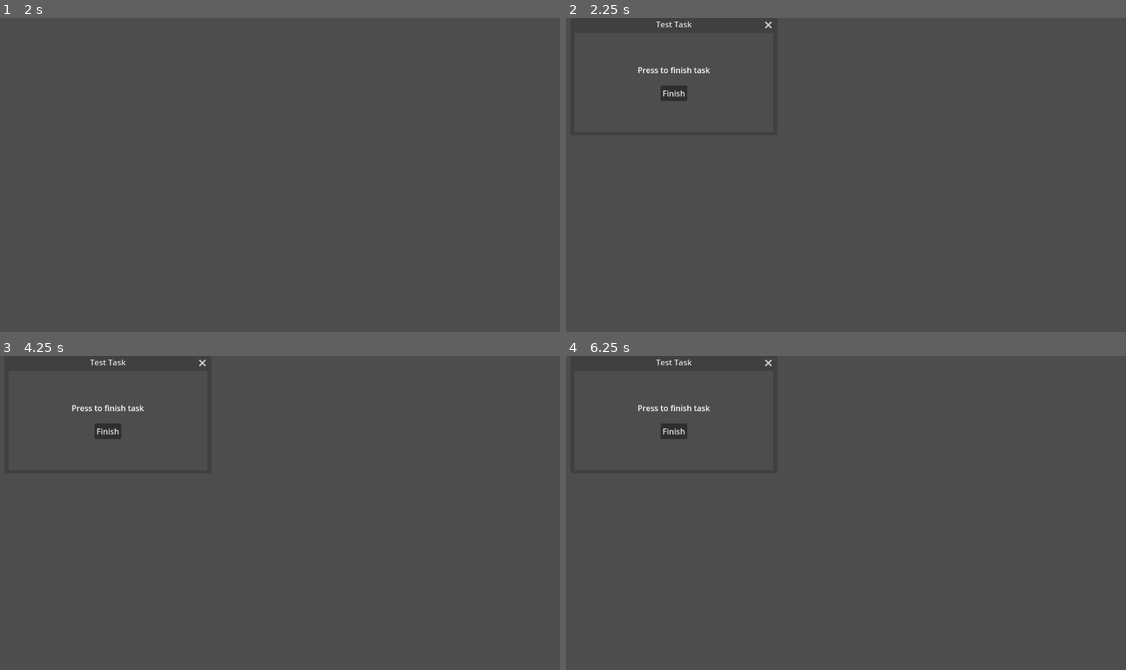
Above: before the commit, frames 1-4 (two rows, left to right).
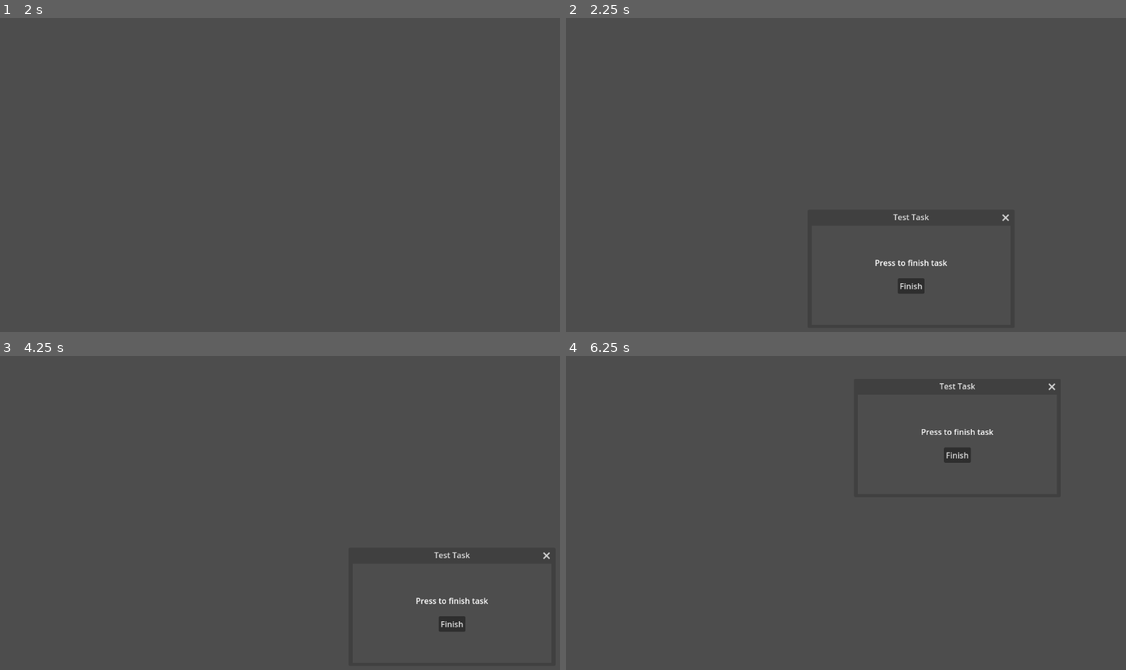
Above: after the commit, the same moments.

Repository: Sheyrin17/lejeudesfenetres
Game: Godot game, scene res://Scene/game.tscn
Two runs of this game, one before a commit and one after it. Both use one fixed random seed, a clock stepped at 60 frames per second and the inputs below.
Inputs:
- Up to frame 1 (2 s): tap Enter at 0.5 s; tap Space at 1.25 s
- Up to frame 2 (2.25 s): tap Enter at 2 s
- Up to frame 3 (4.25 s): click "Finish" at 2.75 s; tap Space at 3.5 s
- Up to frame 4 (6.25 s): click "Finish" at 4.25 s; tap Enter at 5 s; tap Space at 5.75 s

Frame 1 is identical in both runs. In frame 2, 0.8% of the frame differs, in the area x 12-80%, y 1-88%; in frame 3, 0.8%; in frame 4, 0.8%.

Commit message:
Position aléatoire des fenêtres + focus n-1
Position aléatoire des fenêtres + focus n-1
Les fenêtres spawn aléatoirement dans la fenêtre de jeu, avec un offset des bords
La prochaine fenêtre spawn en dessous de la fenêtre qui a actuellement le focus, mais au dessus des autres. C'est donc elle qui recevra le focus si la tâche en cours est fini.

Diff:
--- a/Script/game.gd
+++ b/Script/game.gd
@@ -14,7 +14,7 @@
 #Booléen qui permet d'autoriser les fenêtres à prendre le focus ou non.
 var can_change_focus = true
 
-
+var rng_number = RandomNumberGenerator.new()
 #Fonction qui permet de donner à la fenêtre "wdw" le focus. Une réorganisation de "tab_window_exist" se fait alors.
 func ChangeFocus(wdw):
 	if !can_change_focus:
@@ -44,24 +44,36 @@
 	var tmp_window = preload_window_task.instantiate()
 	add_child(tmp_window)
 
-	var pos_last_wdw = Vector2(0,0)
-	if tab_window_exist != []:
-		pos_last_wdw = tab_window_exist[-1].position
-
-	tab_window_exist += [tmp_window]
-
-	for i in range(tab_window_exist.size()-1, 0, -1):
-		tab_window_exist[i].grab_focus()
-	tab_window_exist[0].grab_focus()
-
-	tmp_window.position = Vector2(pos_last_wdw.x + offset_windows_when_create.x, pos_last_wdw.y + offset_windows_when_create.y)
+	#var pos_last_wdw = Vector2(0,0)
+	#if tab_window_exist != []:
+		#pos_last_wdw = tab_window_exist[-1].position
 
 	var gamewindow_size = DisplayServer.window_get_size()
+
+	var rng_x = rng_number.randi_range(offset_windows_when_create.x, gamewindow_size.x)
+	var rng_y = rng_number.randi_range(offset_windows_when_create.y, gamewindow_size.y)
+
+	tmp_window.position = Vector2(rng_x, rng_y)
+
+	#tmp_window.position = Vector2(pos_last_wdw.x + offset_windows_when_create.x, pos_last_wdw.y + offset_windows_when_create.y)
+
 	if tmp_window.position.x + tmp_window.size.x + offset_windows_when_create.x > gamewindow_size.x:
 		tmp_window.position.x = gamewindow_size.x - tmp_window.size.x - offset_windows_when_create.x
 
 	if tmp_window.position.y + tmp_window.size.y + offset_windows_when_create.y > gamewindow_size.y:
 		tmp_window.position.y = gamewindow_size.y - tmp_window.size.y - offset_windows_when_create.y
 
+	if tab_window_exist != []:
+		var focus_elem = tab_window_exist.pop_front()
+		tab_window_exist.push_front(tmp_window)
+		tab_window_exist.push_front(focus_elem)
+	else:
+		tab_window_exist.push_front(tmp_window)
+
+	#tab_window_exist += [tmp_window]
+	#for i in range(tab_window_exist.size()-1, 0, -1):
+		#tab_window_exist[i].grab_focus()
+
+	tab_window_exist[0].grab_focus()
 
 	can_change_focus = true
--- a/Script/windowtask.gd
+++ b/Script/windowtask.gd
@@ -12,7 +12,7 @@
 	title = tmp_task.name_task
 
 
-#Fonction qui permet de détruire la fenêtre, et donc la tâche. Préviens son parent, la scène de jeu "Game".
+#Fonction qui permet de détruire la fenêtre, et donc la tâche. Préviens son pareznt, la scène de jeu "Game".
 func DeleteWindow():
 	get_parent().ThisWindowDelete(self)
 	queue_free()
